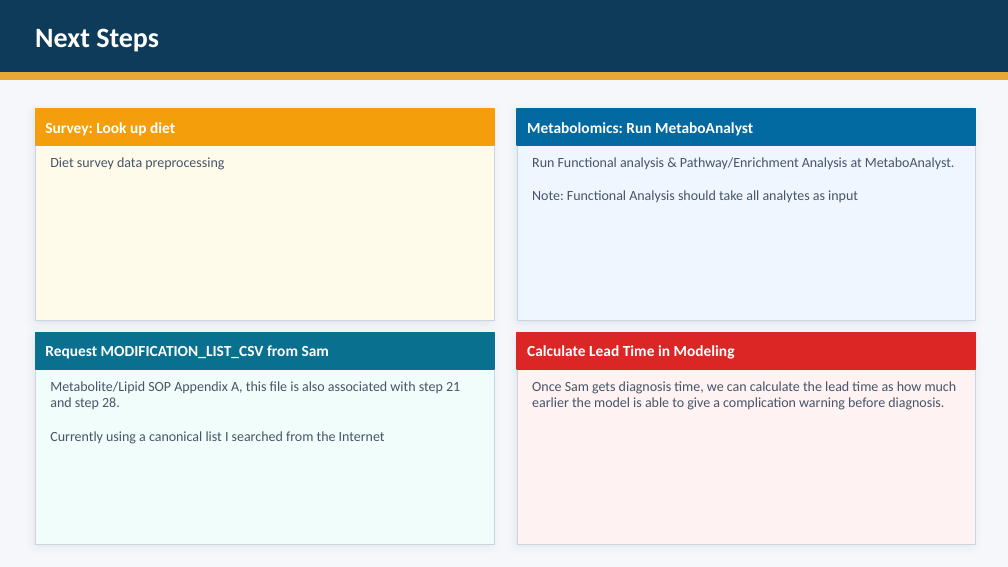
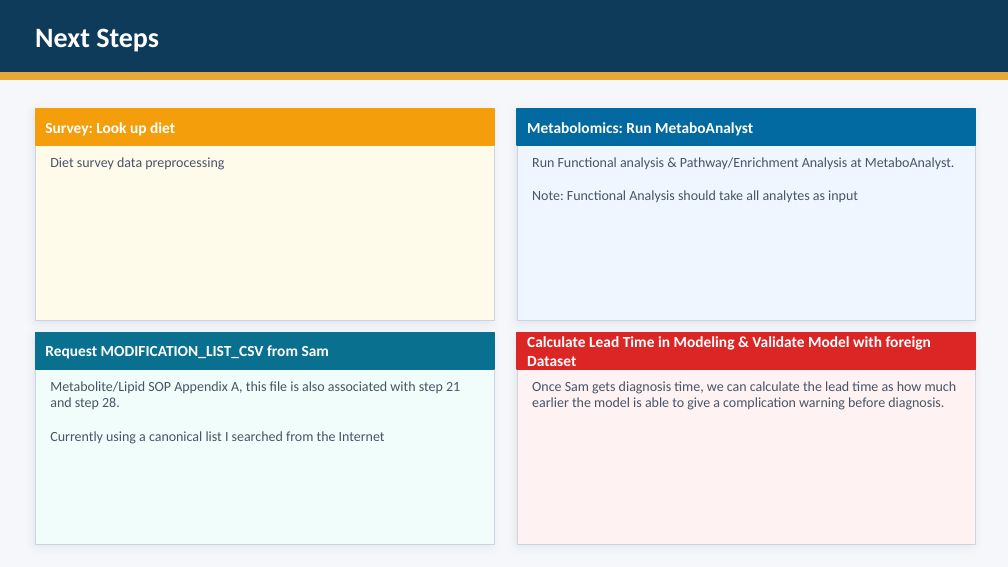
Before and after one commit to spiekos/PiekosLab, a slide deck: slide 26 of kaysonyao/04_results_and_figures/presentation/DP3_Pipeline_Onboarding.pptx. Drawn at 1008x567 pixels with LibreOffice and Linux fonts; fonts in the diff are those of the drawing. Boxes give left, top, right and bottom in pixels: in the first picture for what was removed or moved away, otherwise in the second. Text is boxed around its words. In the diff, an @@ line names an element or a change of style, - is before the commit and + after.

```diff
--- a/kaysonyao/04_results_and_figures/presentation/DP3_Pipeline_Onboarding.pptx
+++ b/kaysonyao/04_results_and_figures/presentation/DP3_Pipeline_Onboarding.pptx
@@ text at [527,336,931,371]: text changed @@
-Calculate Lead Time in Modeling
+Calculate Lead Time in Modeling & Validate Model with foreign Dataset
```
Also in this commit, not shown: 5 other files.
